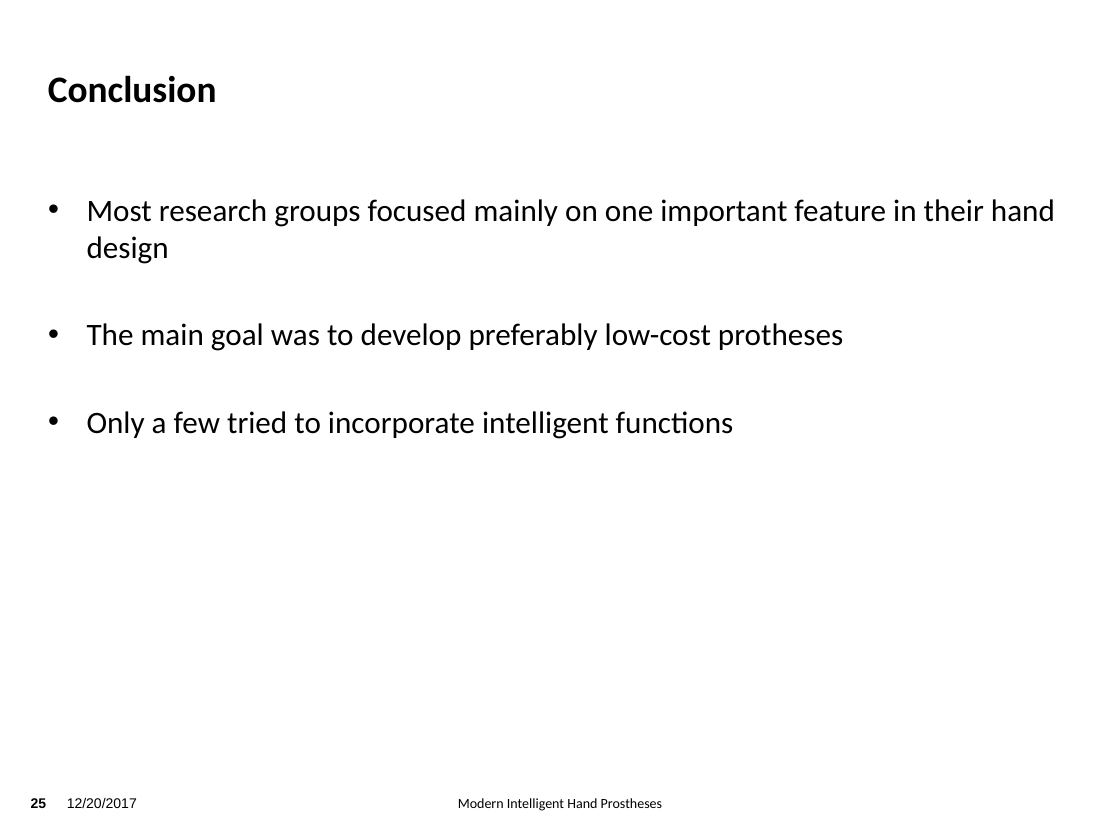
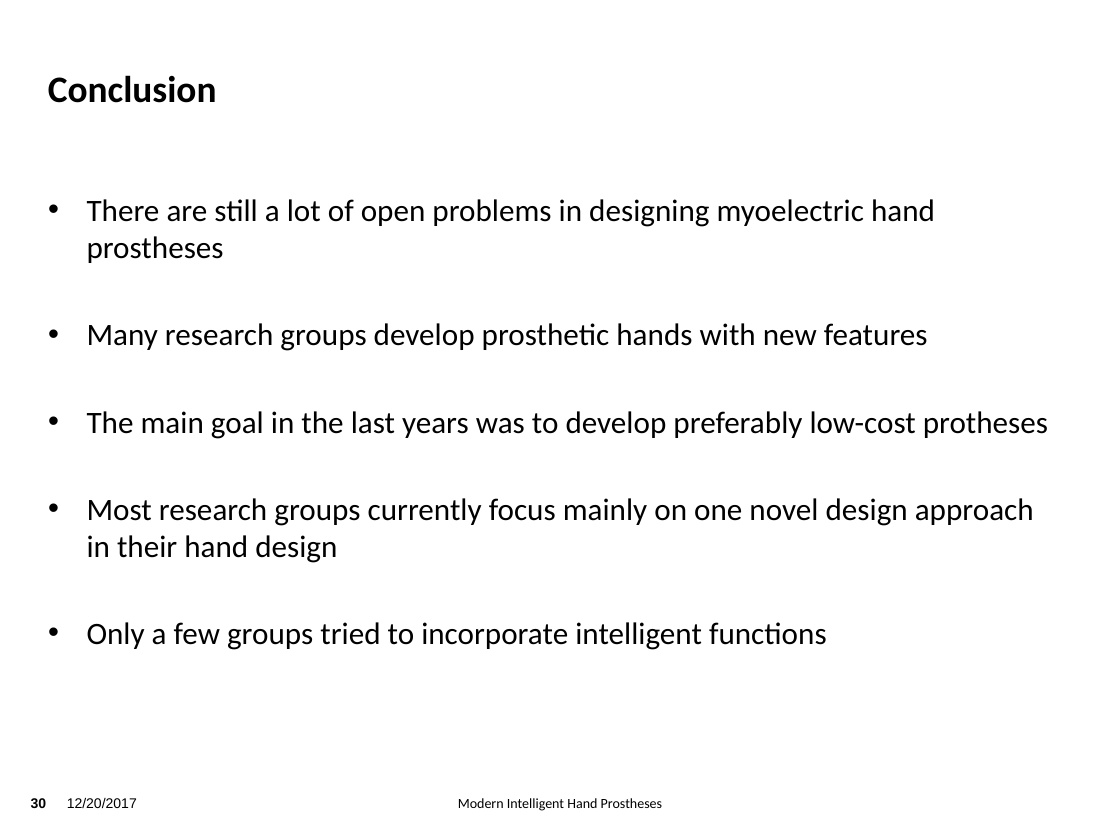
Before and after one commit to TsStocker/HumanoideRobotik, a slide deck: slide 30 of Vortrag/Vortrag.pptx (slide 25 before the commit). Drawn at 1120x840 pixels with LibreOffice and Linux fonts; fonts in the diff are those of the drawing; background and template pictures are left out. Boxes give left, top, right and bottom in pixels: in the first picture for what was removed or moved away, otherwise in the second. Text is boxed around its words. In the diff, an @@ line names an element or a change of style, - is before the commit and + after.

```diff
--- a/Vortrag/Vortrag.pptx
+++ b/Vortrag/Vortrag.pptx
@@ text at box(87, 199, 1048, 650): text changed @@
-• Most research groups focused mainly on one important feature in their hand design
-• The main goal was to develop preferably low-cost protheses
-• Only a few tried to incorporate intelligent functions
+• There are still a lot of open problems in designing myoelectric hand prostheses
+• Many research groups develop prosthetic hands with new features
+• The main goal in the last years was to develop preferably low-cost protheses
+• Most research groups currently focus mainly on one novel design approach in their hand design
+• Only a few groups tried to incorporate intelligent functions
@@ page number at box(31, 798, 47, 808): text changed @@
-25
+30
```
Also in this commit, not shown: 13 other slides changed, 7 slides added, 1 slide removed, 1 other file.
